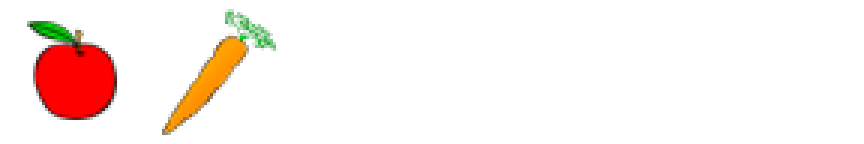
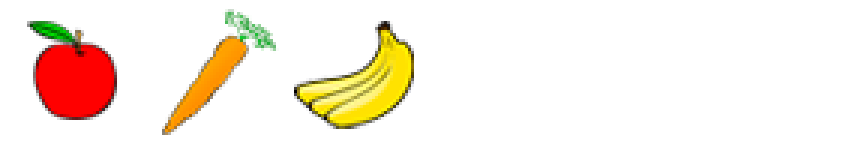
Layers edited between the first and the second w=864, h=144 image:
added layer "Ebene 5" above "Ebene 2" over [294, 21, 414, 129]
